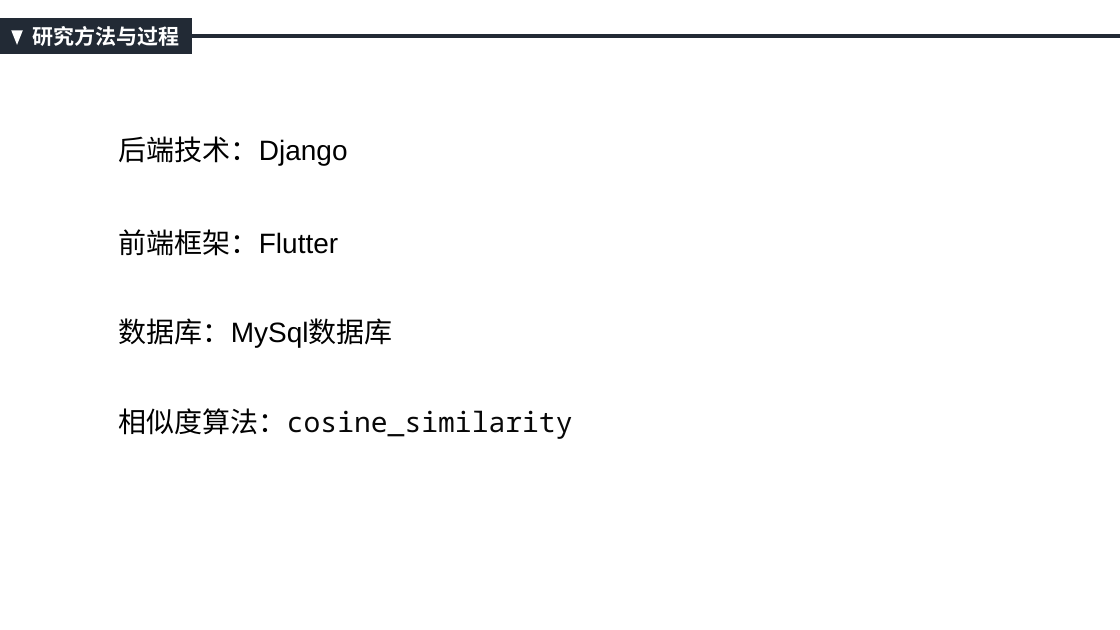
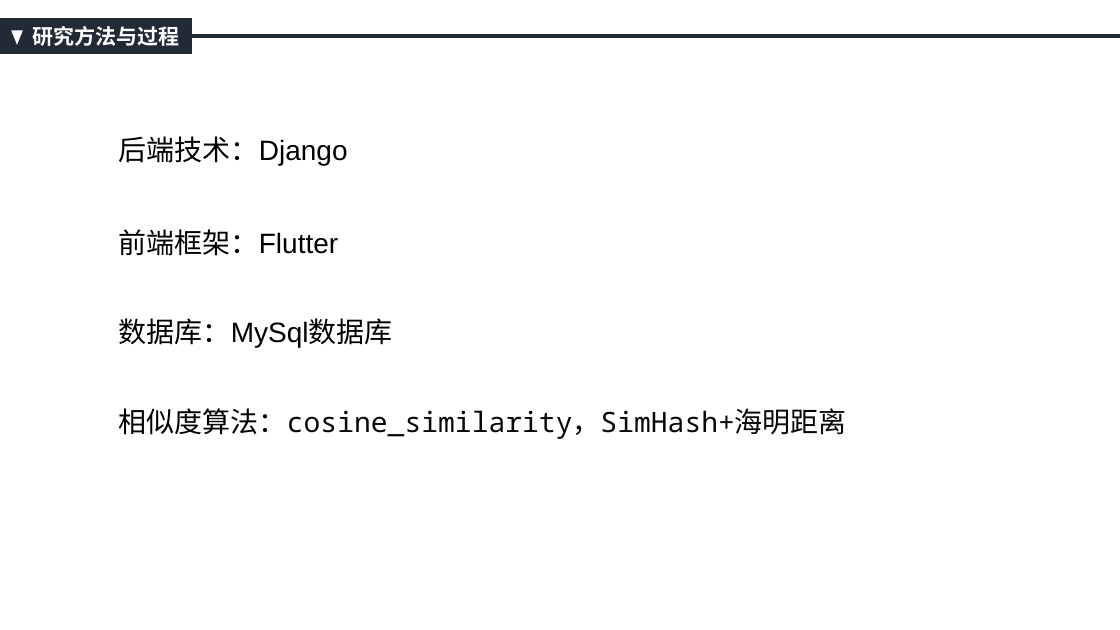
Before and after one commit to RuiqiYing/CodeSimility, a slide deck: slide 10 of docs/开题/开题答辩.pptx. Drawn at 1120x630 pixels with LibreOffice and Linux fonts; fonts in the diff are those of the drawing. Boxes give left, top, right and bottom in pixels: in the first picture for what was removed or moved away, otherwise in the second. Text is boxed around its words. In the diff, an @@ line names an element or a change of style, - is before the commit and + after.

```diff
--- a/docs/开题/开题答辩.pptx
+++ b/docs/开题/开题答辩.pptx
@@ text at (119,408,847,439): text changed @@
-相似度算法：cosine_similarity
+相似度算法：cosine_similarity，SimHash+海明距离
```
Also in this commit, not shown: 2 other slides changed, 2 slides added, 5 other files.
